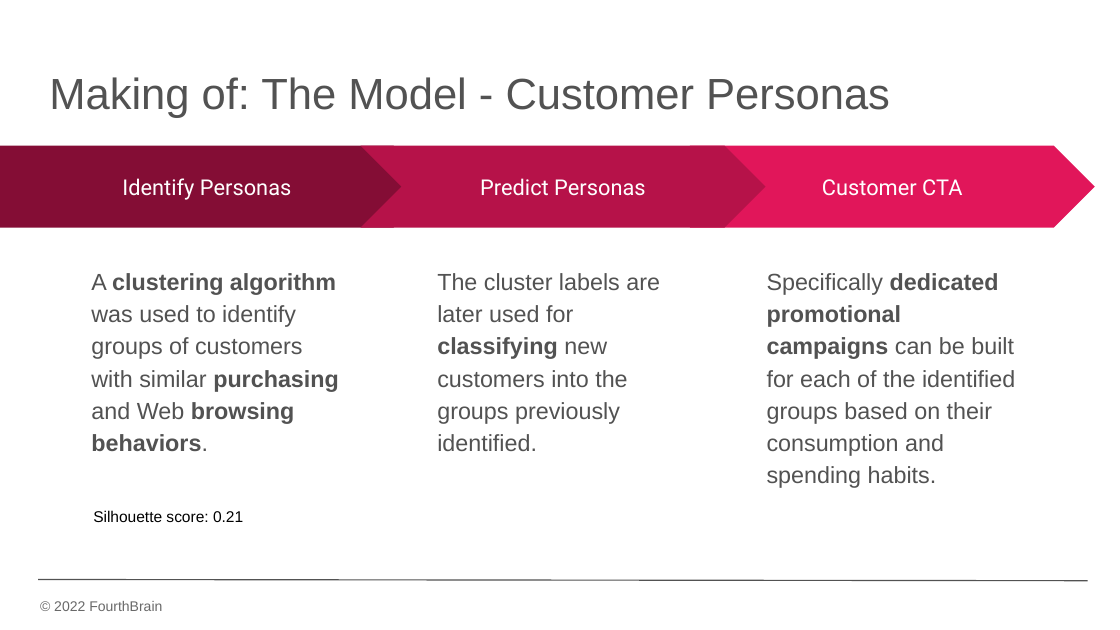
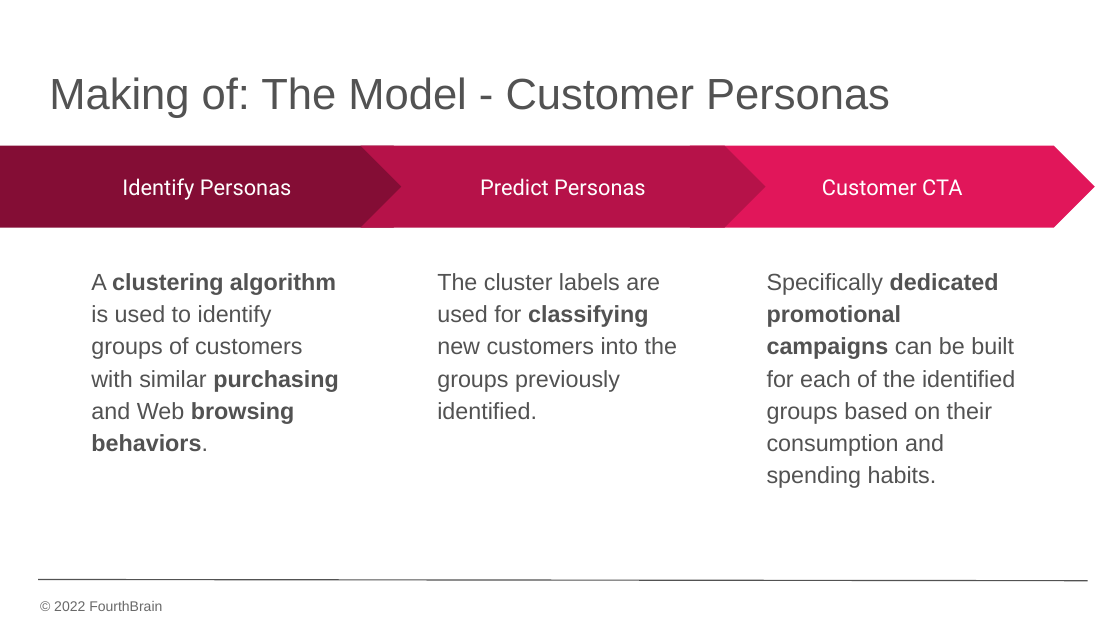
Before and after one commit to davins90/unsupervised_anomaly_detection, a slide deck: slide 7 of src/docs/Decision Intelligence Application.pptx. Drawn at 1120x630 pixels with LibreOffice and Linux fonts; fonts in the diff are those of the drawing; background and template pictures are left out. Boxes give left, top, right and bottom in pixels: in the first picture for what was removed or moved away, otherwise in the second. Text is boxed around its words. In the diff, an @@ line names an element or a change of style, - is before the commit and + after.

```diff
--- a/src/docs/Decision Intelligence Application.pptx
+++ b/src/docs/Decision Intelligence Application.pptx
@@ text at (x1=91, y1=273, x2=339, y2=451): text changed @@
-A clustering algorithm was used to identify groups of customers with similar purchasing and Web browsing behaviors.
+A clustering algorithm is used to identify groups of customers with similar purchasing and Web browsing behaviors.
@@ text at (x1=437, y1=273, x2=677, y2=419): text changed @@
-The cluster labels are later used for classifying new customers into the groups previously identified.
+The cluster labels are used for classifying new customers into the groups previously identified.
@@ text removed at (x1=93, y1=510, x2=243, y2=522) @@
-Silhouette score: 0.21
```
Also in this commit, not shown: 12 other slides changed, 1 other file.
